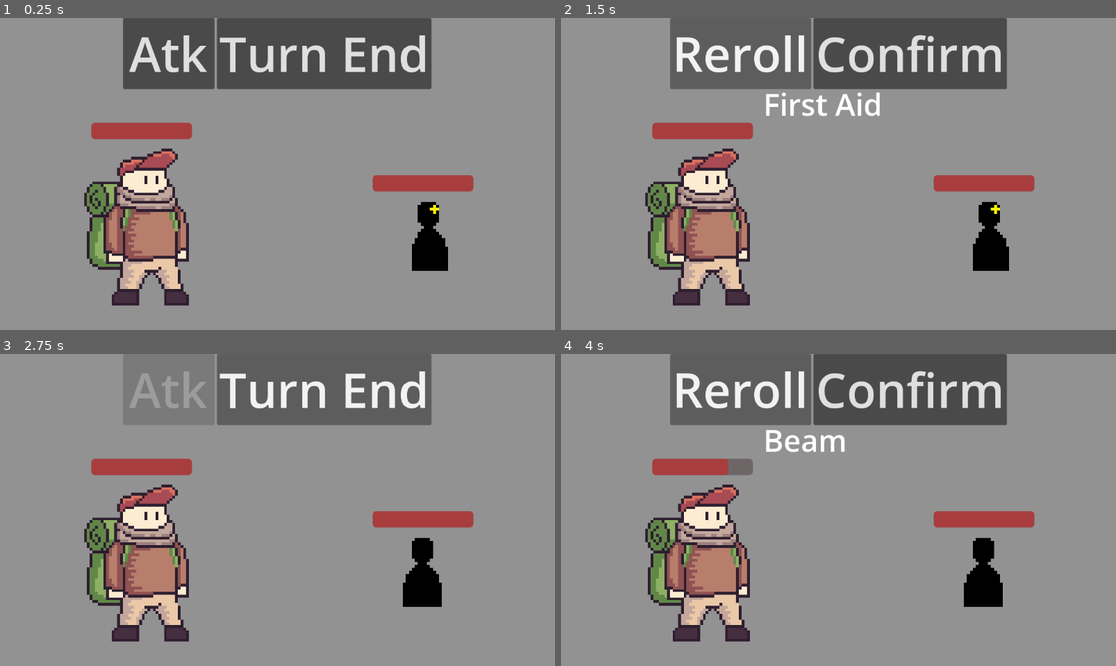
Above: before the commit, frames 1-4 (two rows, left to right).
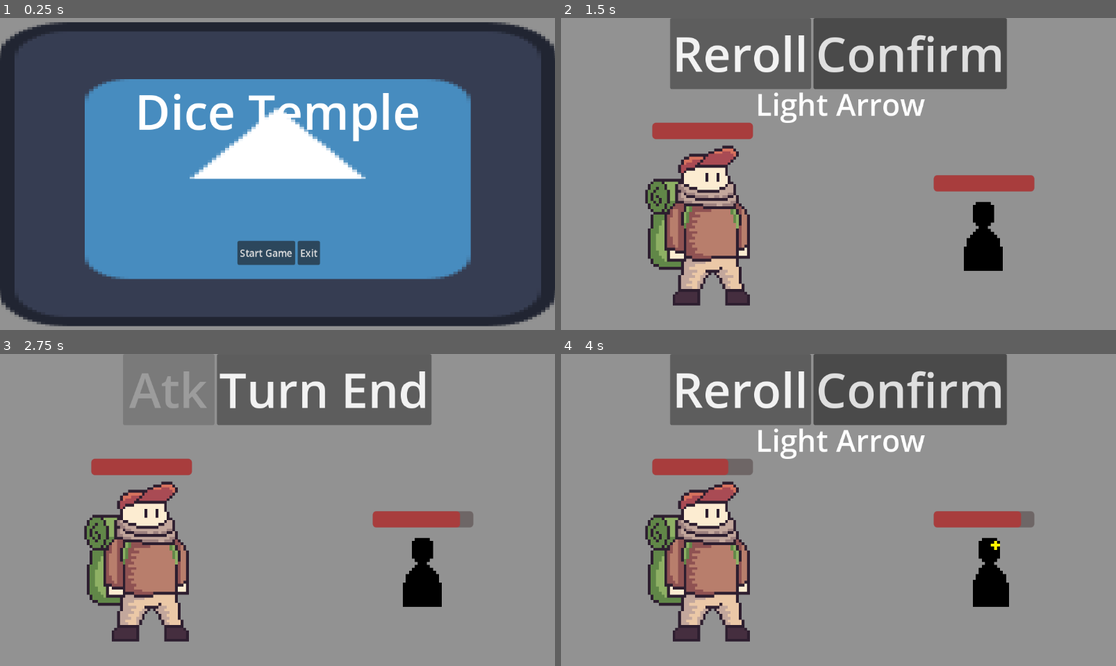
Above: after the commit, the same moments.

Repository: BobWizardLad/Dice-Temple
Game: Godot game, scene res://GameMaster.tscn
Same seed, same stepped clock (60 frames per second), same inputs: the game is played once before the commit and once after it. Before the commit the project starts from res://CombatScene.tscn. The engine's default icon, where the game draws it, is replaced by a stand-in: a white triangle on a blue panel in a dark square.
Inputs (mouse positions are in pixels of both pictures, inside the frame that each line leads up to):
- Up to frame 1 (0.25 s): no input
- Up to frame 2 (1.5 s): click (827, 252) at 0.5 s, where only the run after the commit has a clickable "Start Game"; click "Atk" at 1.25 s
- Up to frame 3 (2.75 s): click "Confirm" at 2 s
- Up to frame 4 (4 s): click "Turn End" at 2.75 s; click "Atk" at 3.5 s

The runs differ from the first frame. In frame 1, 91% of the frame differs, in the area x 0-100%, y 0-99%; in frame 2, 3.5%; in frame 3, 2.2%; in frame 4, 3.8%.

Commit message:
✨ Main Menu!
There is now a main menu to launch game and exit game from.

Diff:
--- a/Dice-Temple/CombatScene.tscn
+++ b/Dice-Temple/CombatScene.tscn
@@ -81,6 +81,9 @@
 [node name="GameService" type="Node2D"]
 script = ExtResource("1_2v1jr")
 
+[node name="BlankAttack" parent="." instance=ExtResource("13_qamlw")]
+visible = false
+
 [node name="DiceService" type="Node2D" parent="."]
 script = ExtResource("2_s5568")
 
@@ -217,9 +220,6 @@
 [node name="Camera" type="Camera2D" parent="."]
 position = Vector2(579, 322)
 
-[node name="BlankAttack" parent="." instance=ExtResource("13_qamlw")]
-visible = false
-
 [connection signal="on_attack_roll" from="." to="UI" method="_on_unit_service_on_attack_roll"]
 [connection signal="on_confirm" from="." to="UI" method="_on_confirm"]
 [connection signal="on_reroll" from="." to="UI" method="_on_game_service_on_reroll"]
--- /dev/null
+++ b/Dice-Temple/GameMaster.tscn
@@ -0,0 +1,15 @@
+[gd_scene load_steps=3 format=3 uid="uid://ces3ldu6qomrw"]
+
+[ext_resource type="Script" path="res://MainMenu.gd" id="1_wa33b"]
+[ext_resource type="PackedScene" uid="uid://pwkn0vt7sjuc" path="res://MainMenu.tscn" id="2_kkqt0"]
+
+[node name="GameMaster" type="Node2D"]
+script = ExtResource("1_wa33b")
+
+[node name="MainMenu" parent="." instance=ExtResource("2_kkqt0")]
+script = null
+
+[connection signal="button_down" from="MainMenu/CanvasLayer/HBoxContainer/Start" to="." method="_on_start_button_down"]
+[connection signal="button_down" from="MainMenu/CanvasLayer/HBoxContainer/Exit" to="." method="_on_exit_button_down"]
+
+[editable path="MainMenu"]
--- /dev/null
+++ b/Dice-Temple/MainMenu.gd
@@ -0,0 +1,10 @@
+extends Node2D
+
+var game_scene = preload("res://CombatScene.tscn")
+var menu_scene = preload("res://MainMenu.tscn")
+
+func _on_start_button_down():
+	get_child(0).queue_free()
+	add_child(game_scene.instantiate())
+func _on_exit_button_down():
+	get_tree().quit()
--- /dev/null
+++ b/Dice-Temple/MainMenu.tscn
@@ -0,0 +1,65 @@
+[gd_scene load_steps=3 format=3 uid="uid://pwkn0vt7sjuc"]
+
+[ext_resource type="Script" path="res://MainMenu.gd" id="1_df77h"]
+[ext_resource type="Texture2D" uid="uid://druvmpca3tl3v" path="res://assets/sprites/icon.svg" id="1_duk7p"]
+
+[node name="MainMenu" type="Node2D"]
+script = ExtResource("1_df77h")
+
+[node name="CanvasLayer" type="CanvasLayer" parent="."]
+
+[node name="TextureRect" type="TextureRect" parent="CanvasLayer"]
+anchors_preset = 8
+anchor_left = 0.5
+anchor_top = 0.5
+anchor_right = 0.5
+anchor_bottom = 0.5
+offset_left = -466.0
+offset_top = -252.5
+offset_right = 466.0
+offset_bottom = 252.5
+grow_horizontal = 2
+grow_vertical = 2
+size_flags_horizontal = 3
+texture = ExtResource("1_duk7p")
+expand_mode = 2
+
+[node name="Label" type="Label" parent="CanvasLayer"]
+anchors_preset = 5
+anchor_left = 0.5
+anchor_right = 0.5
+offset_left = -0.5
+offset_top = 100.0
+offset_right = 0.5
+offset_bottom = 123.0
+grow_horizontal = 2
+theme_override_font_sizes/font_size = 80
+text = "Dice Temple"
+horizontal_alignment = 1
+
+[node name="HBoxContainer" type="HBoxContainer" parent="CanvasLayer"]
+anchors_preset = 7
+anchor_left = 0.5
+anchor_top = 1.0
+anchor_right = 0.5
+anchor_bottom = 1.0
+offset_left = -148.0
+offset_top = -148.0
+offset_right = 152.0
+offset_bottom = -108.0
+grow_horizontal = 2
+grow_vertical = 0
+size_flags_horizontal = 3
+size_flags_vertical = 3
+alignment = 1
+
+[node name="Start" type="Button" parent="CanvasLayer/HBoxContainer"]
+layout_mode = 2
+text = "Start Game"
+
+[node name="Exit" type="Button" parent="CanvasLayer/HBoxContainer"]
+layout_mode = 2
+text = "Exit"
+
+[connection signal="button_down" from="CanvasLayer/HBoxContainer/Start" to="." method="_on_start_button_down"]
+[connection signal="button_down" from="CanvasLayer/HBoxContainer/Exit" to="." method="_on_exit_button_down"]
--- a/Dice-Temple/project.godot
+++ b/Dice-Temple/project.godot
@@ -11,7 +11,7 @@
 [application]
 
 config/name="Dice Temple"
-run/main_scene="res://CombatScene.tscn"
+run/main_scene="res://GameMaster.tscn"
 config/features=PackedStringArray("4.2", "GL Compatibility")
 config/icon="res://assets/sprites/icon.svg"
 
Not shown, added: Dice-Temple/GamBCD6.tmp
